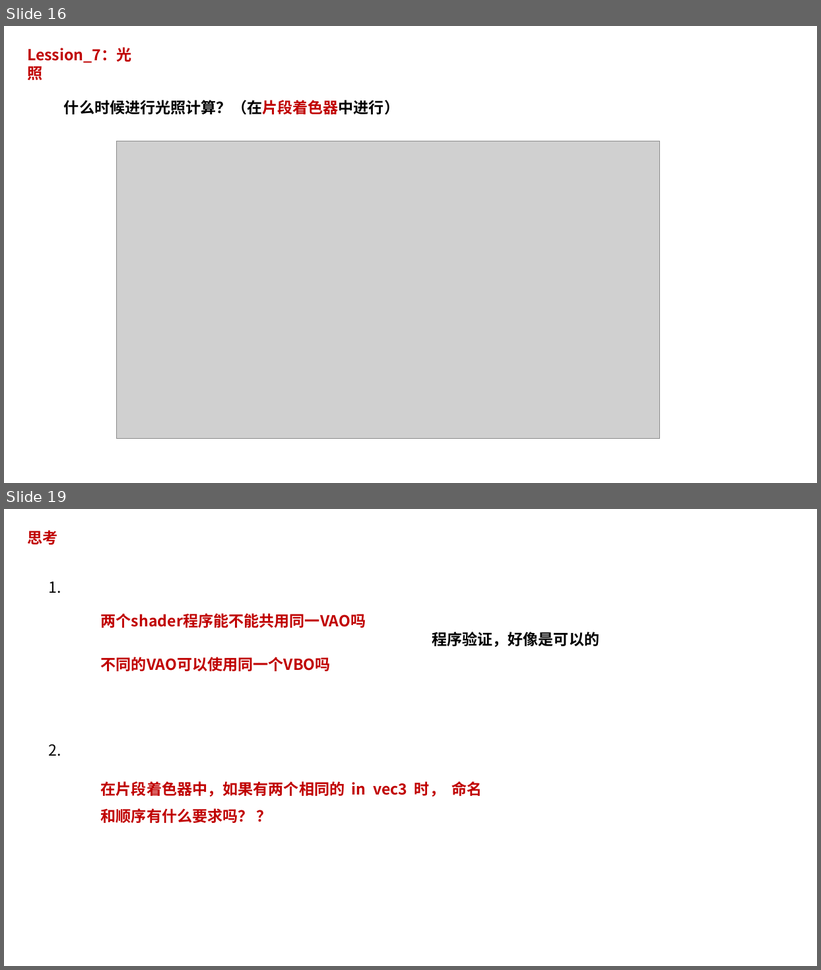
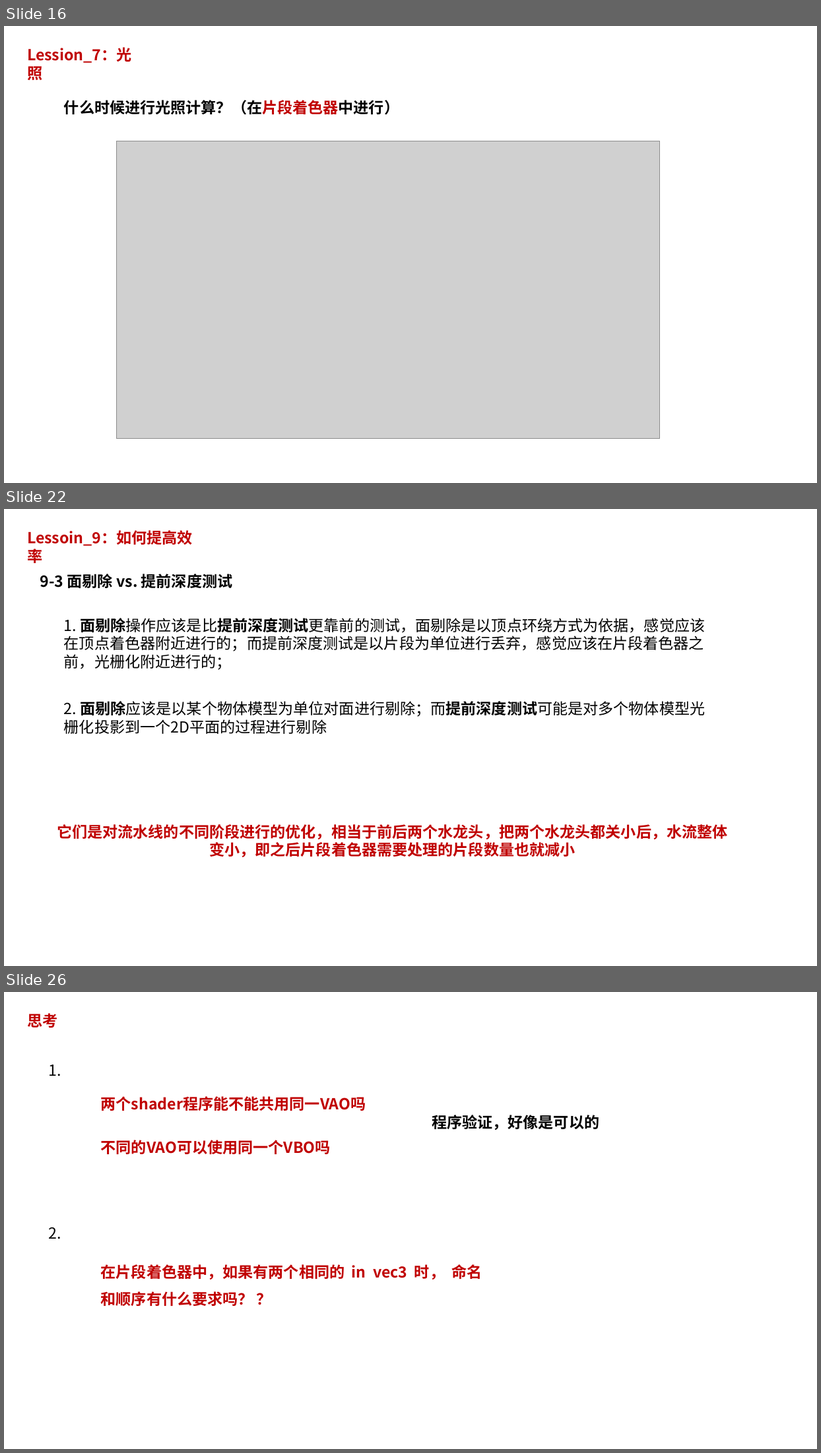
Before and after one commit to pczpcz/OpenglLearning, a slide deck: note/note.pptx. Shown one above the other, each under a label of ours: slides 16 and 19 before the commit, slides 16, 22 and 26 after it; the slides between them are not shown. The pictures are 821x970 and 821x1453 pixels, drawn with LibreOffice and Linux fonts; fonts in the diff are those of the drawing; grey boxes stand for pictures. Boxes give left, top, right and bottom in pixels: in the first picture for what was removed or moved away, otherwise in the second. Text is boxed around its words. In the diff, an @@ line names an element or a change of style, - is before the commit and + after.

Commit message:
Lession9: 提升效率方法，并维护之前的笔记内容

```diff
--- a/note/note.pptx
+++ b/note/note.pptx
@@ slide 22 added at <box>4,509,817,966</box>, background #FFFFFF @@
@@ text added at <box>27,530,193,563</box>, 18 pt, text #C00000, bold @@
+Lessoin_9：如何提高效率
@@ text added at <box>40,572,233,591</box>, 18 pt, text #000000, bold @@
+9-3 面剔除 vs. 提前深度测试
@@ text added at <box>64,618,705,670</box>, 18 pt, text #000000 @@
+1. 面剔除操作应该是比提前深度测试更靠前的测试，面剔除是以顶点环绕方式为依据，感觉应该在顶点着色器附近进行的；而提前深度测试是以片段为单位进行丢弃，感觉应该在片段着色器之前，光栅化附近进行的；
@@ text added at <box>64,701,705,734</box>, 18 pt, text #000000 @@
+2. 面剔除应该是以某个物体模型为单位对面进行剔除；而提前深度测试可能是对多个物体模型光栅化投影到一个2D平面的过程进行剔除
@@ text added at <box>57,824,727,857</box>, 18 pt, text #C00000, bold @@
+它们是对流水线的不同阶段进行的优化，相当于前后两个水龙头，把两个水龙头都关小后，水流整体变小，即之后片段着色器需要处理的片段数量也就减小
@@ what was slide 19 is now slide 26 @@
```
Also in this commit, not shown: 4 slides changed, 6 other slides added.
